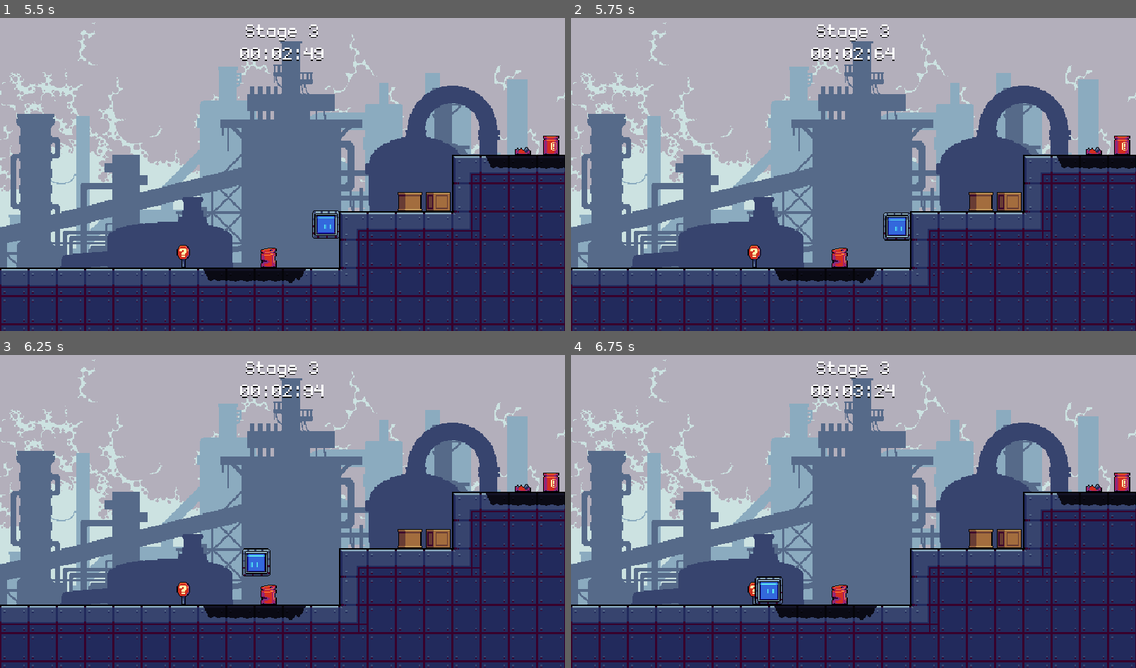
Above: before the commit, frames 1-4 (two rows, left to right).
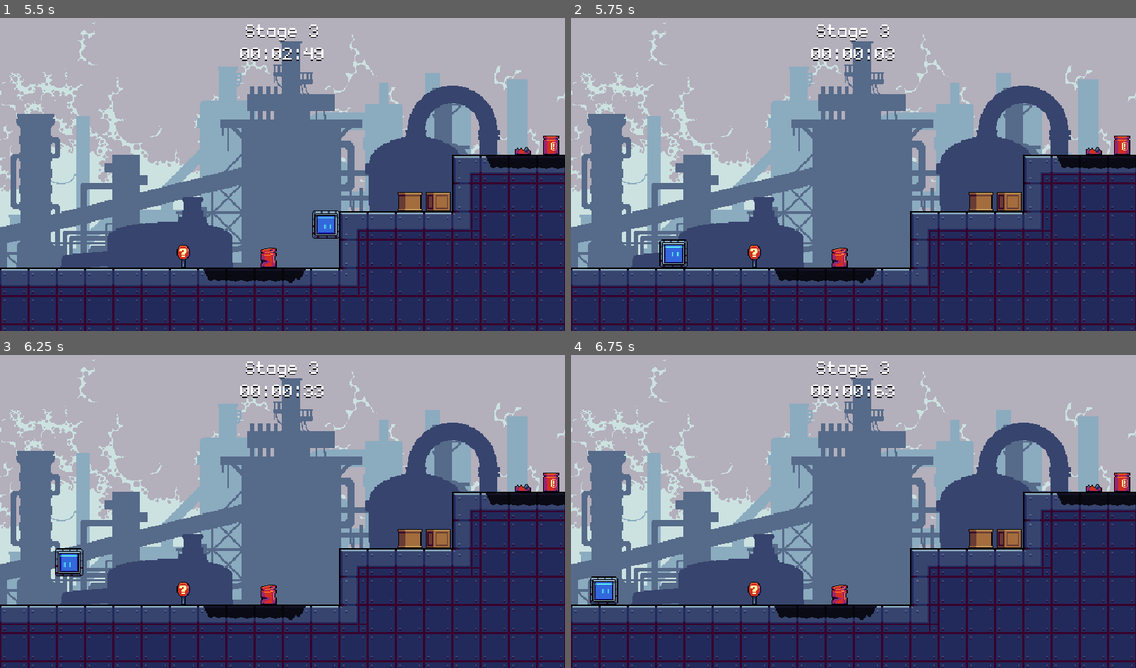
Above: after the commit, the same moments.

Repository: Reapler59/Velorun-Advanced
Game: Godot game, scene res://src/interfaces/titlescreen.tscn
The game is run twice, just before and just after one commit, with the same random seed, the same clock (stepped at 60 frames per second) and the same inputs.
Inputs (mouse positions are in pixels of both pictures, inside the frame that each line leads up to):
- Up to frame 1 (5.5 s): click "Play" at 0.5 s; click "Play" at 1.25 s; move the mouse to (406, 155) at 2.02 s; hold D (right) 2.03-3.53 s; tap Space (jump) at 2.27, 3.02, 4.52, 5.27 s; move the mouse to (169, 187) at 2.77 s; move the mouse to (339, 102) at 3.52 s; hold A (left) 3.53-4.28 s; move the mouse to (254, 237) at 4.27 s; hold D (right) from 4.28 s (still down); move the mouse to (452, 221) at 5.02 s
- Up to frame 2 (5.75 s): keep holding D (right); tap R (reload, bound only after the commit) at 5.65 s
- Up to frame 3 (6.25 s): move the mouse to (113, 461) at 5.77 s; release D (right) at 5.78 s; hold A (left) from 5.78 s (still down); tap Space (jump) at 6.02 s
- Up to frame 4 (6.75 s): move the mouse to (881, 508) at 6.52 s; release A (left) at 6.53 s; hold D (right) from 6.53 s (still down)

Frame 1 is identical in both runs. In frame 2, 0.9% of the frame differs, in the area x 15-60%, y 9-80%; in frame 3, 0.9%; in frame 4, 0.9%, in the area x 3-58%, y 9-80%.

Commit message:
save, load and reload level

Diff:
--- a/project.godot
+++ b/project.godot
@@ -119,6 +119,12 @@
 pause={
 "deadzone": 0.5,
 "events": [Object(InputEventKey,"resource_local_to_scene":false,"resource_name":"","device":-1,"window_id":0,"alt_press …(195 unchanged characters)…
+, Object(InputEventJoypadButton,"resource_local_to_scene":false,"resource_name":"","device":-1,"button_index":4,"pressure":0.0,"pressed":false,"script":null)
+]
+}
+reload={
+"deadzone": 0.5,
+"events": [Object(InputEventKey,"resource_local_to_scene":false,"resource_name":"","device":-1,"window_id":0,"alt_pressed":false,"shift_pressed":false,"ctrl_pressed":false,"meta_pressed":false,"pressed":false,"keycode":0,"physical_keycode":82,"key_label":0,"unicode":114,"location":0,"echo":false,"script":null)
 , Object(InputEventJoypadButton,"resource_local_to_scene":false,"resource_name":"","device":-1,"button_index":3,"pressure":0.0,"pressed":false,"script":null)
 ]
 }
--- a/src/interfaces/settings.gd
+++ b/src/interfaces/settings.gd
@@ -21,6 +21,7 @@
 
 func _on_button_reset_pressed() -> void:
 	DataManager.reset_data()
+	DataManager.save_data()
 
 
 func _on_check_box_toggled(toggled_on: bool) -> void:
--- a/src/interfaces/titlescreen.gd
+++ b/src/interfaces/titlescreen.gd
@@ -9,6 +9,9 @@
 @onready var stage_select = load("res://src/interfaces/stage_select.tscn")
 @onready var credits = load("res://src/interfaces/credits.tscn")
 @onready var settings = load("res://src/interfaces/settings.tscn")
+
+func _init():
+	DataManager.load_data()
 
 # Called when the node enters the scene tree for the first time.
 func _ready():
--- a/src/levels/stage.gd
+++ b/src/levels/stage.gd
@@ -63,14 +63,24 @@
 		var data = DataManager.get_stage_data(stage_id)
 		data.set_data(level_name, level_time, level_cards)
 		DataManager.set_stage_data(stage_id, data)
+		DataManager.save_data()
 		await get_tree().create_timer(1).timeout
 		change_scene()
 
 	if Input.is_action_just_pressed("pause"):
 		change_scene()
+	elif Input.is_action_just_pressed("reload"):
+		reload_scene()
 
 func change_scene() -> void:
 	get_tree().change_scene_to_packed(stage_select)
+
+func reload_scene() -> void:
+	var current_scene = get_tree().current_scene
+	if current_scene != null:
+		var packed_scene = ResourceLoader.load(current_scene.scene_file_path)
+		if packed_scene != null:
+			get_tree().change_scene_to_packed(packed_scene)
 
 func handle_cards() -> void:
 	for i in stage_cards.size():
--- a/src/util/data_manager.gd
+++ b/src/util/data_manager.gd
@@ -25,7 +25,7 @@
 func reset_data() -> void:
 	for i in stages:
 		stages[i] = StageData.new()
-		stages[i].stage_name = "Stage " + i
+		stages[i].stage_name = "Stage " + str(i)
 
 func update_settings() -> void:
 	if fullscreen:
@@ -40,3 +40,21 @@
 			DisplayServer.window_set_size(Vector2i(1600,900))
 		2:
 			DisplayServer.window_set_size(Vector2i(1280,720))
+
+var save_path ="user://savegame.cfg"
+var config = ConfigFile.new()
+
+func save_data() -> void:
+	for i in stages:
+		config.set_value("stages","stage" + str(i),stages[i])
+	config.set_value("settings","fullscreen",fullscreen)
+	config.set_value("settings","resolution",resolution)
+	config.save(save_path)
+
+func load_data():
+	var err = config.load(save_path)
+	if err == OK:
+		for i in stages:
+			stages[i] = config.get_value("stages","stage" + str(i))
+		fullscreen = config.get_value("settings","fullscreen")
+		resolution = config.get_value("settings","resolution")
Binary file changed: res/themes/stage.theme
